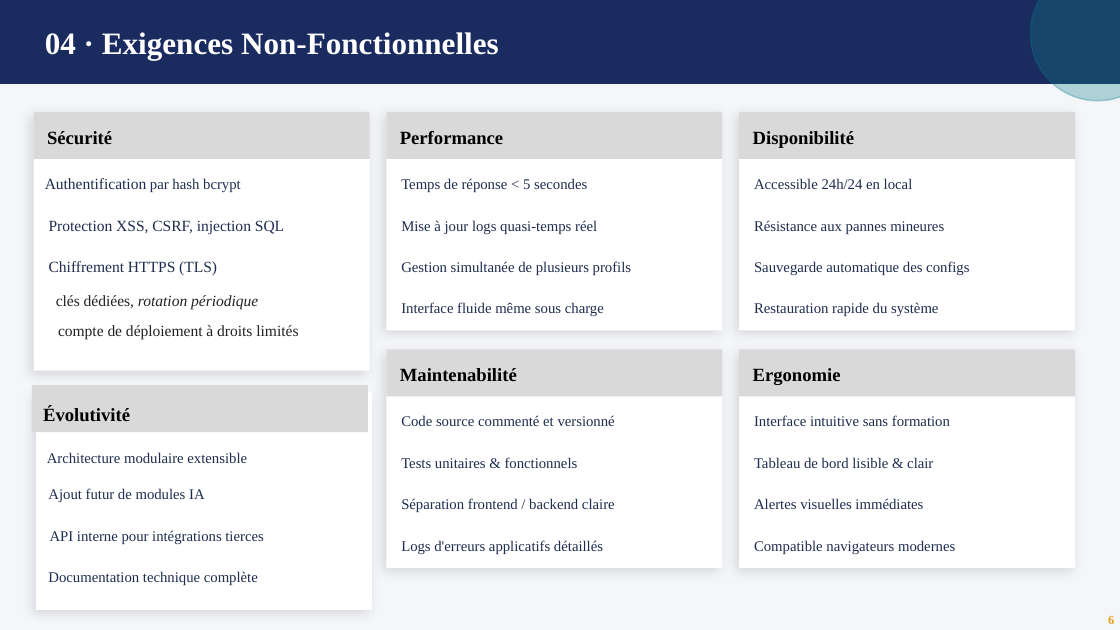
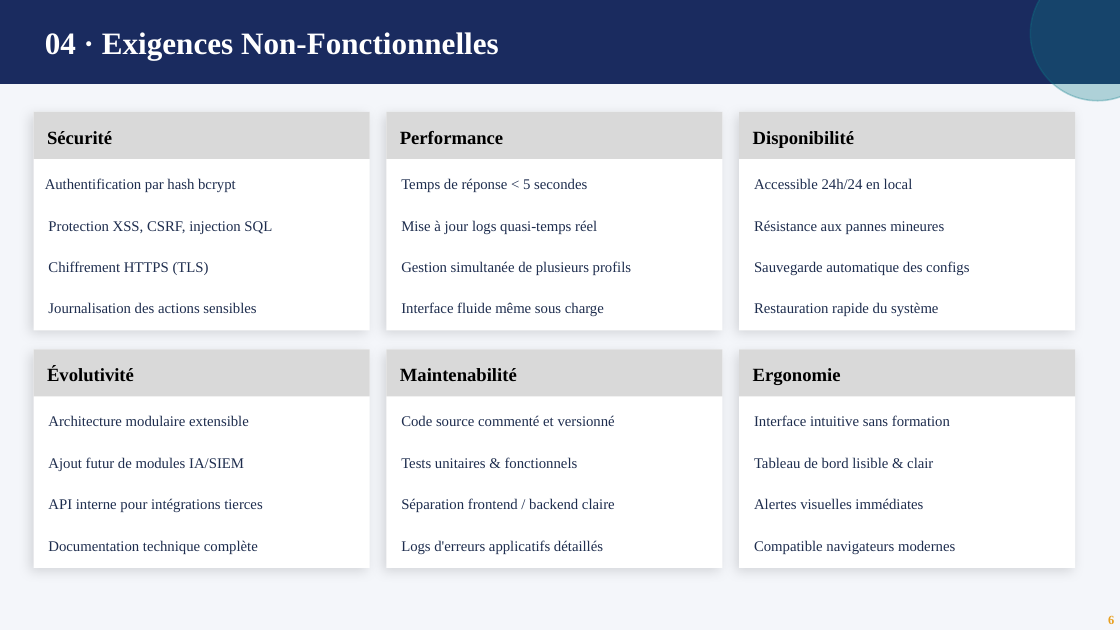
Before and after one commit to OpenSecureFoundation/Web-AppArmor-Manager, a slide deck: slide 6 of Dossier_Analyse_AppArmor.pptx. Drawn at 1120x630 pixels with LibreOffice and Linux fonts; fonts in the diff are those of the drawing. Boxes give left, top, right and bottom in pixels: in the first picture for what was removed or moved away, otherwise in the second. Text is boxed around its words. In the diff, an @@ line names an element or a change of style, - is before the commit and + after.

```diff
--- a/Dossier_Analyse_AppArmor.pptx
+++ b/Dossier_Analyse_AppArmor.pptx
@@ rectangle resized from (x1=34, y1=112, x2=370, y2=371) to (x1=34, y1=112, x2=370, y2=330) @@
@@ text "Authentification par hash bcrypt" at (x1=45, y1=178, x2=236, y2=192): size 10 to 9.5 pt in "Authentification" @@
@@ text "Protection XSS, CSRF, injection SQL" at (x1=48, y1=221, x2=272, y2=234): size 10 to 9.5 pt @@
@@ text "Chiffrement HTTPS (TLS)" at (x1=48, y1=261, x2=209, y2=275): size 10 to 9.5 pt @@
@@ text removed at (x1=56, y1=295, x2=258, y2=310) @@
-clés dédiées, rotation périodique
@@ text added at (x1=48, y1=302, x2=256, y2=313), 9.5 pt, text #1E2D4E @@
+Journalisation des actions sensibles
@@ text removed at (x1=58, y1=325, x2=298, y2=340) @@
-compte de déploiement à droits limités
@@ rectangle moved from (x1=31, y1=385, x2=367, y2=432) to (x1=34, y1=349, x2=370, y2=396) @@
@@ rectangle moved from (x1=36, y1=392, x2=372, y2=610) to (x1=34, y1=349, x2=370, y2=568) @@
@@ text "Évolutivité" moved from (x1=43, y1=407, x2=130, y2=421) to (x1=47, y1=367, x2=134, y2=381) @@
@@ text "Architecture modulaire extensible" moved from (x1=47, y1=452, x2=247, y2=463) to (x1=48, y1=415, x2=249, y2=426) @@
@@ text at (x1=48, y1=457, x2=244, y2=471): text changed @@
-Ajout futur de modules IA
+Ajout futur de modules IA/SIEM
@@ text "API interne pour intégrations tierces" moved from (x1=50, y1=530, x2=263, y2=544) to (x1=48, y1=498, x2=262, y2=512) @@
@@ text "Documentation technique complète" moved from (x1=48, y1=571, x2=258, y2=585) to (x1=48, y1=540, x2=258, y2=554) @@
```
Also in this commit, not shown: 8 other slides changed, 2 slides added, 13 slides removed, 1 other file.
